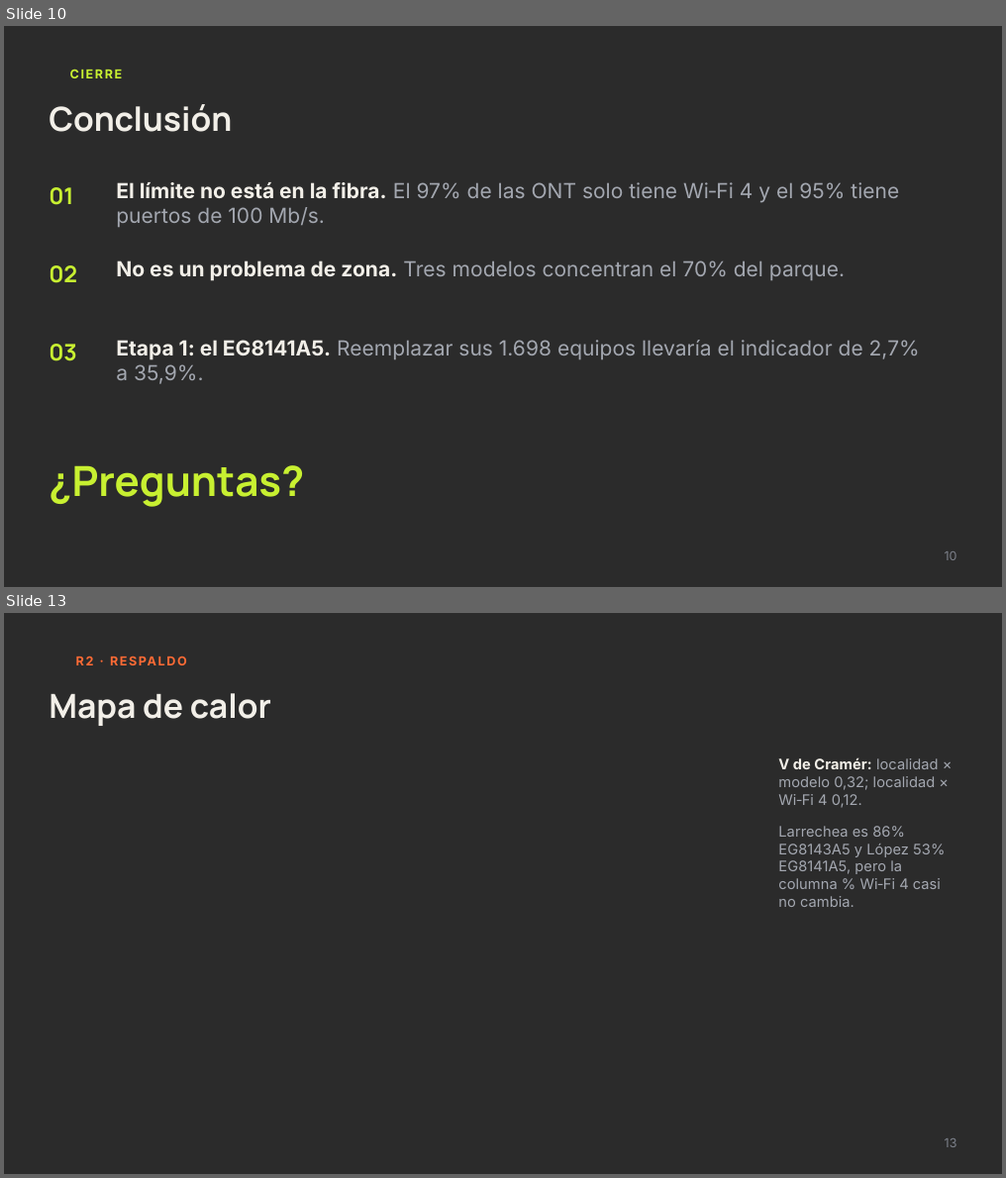
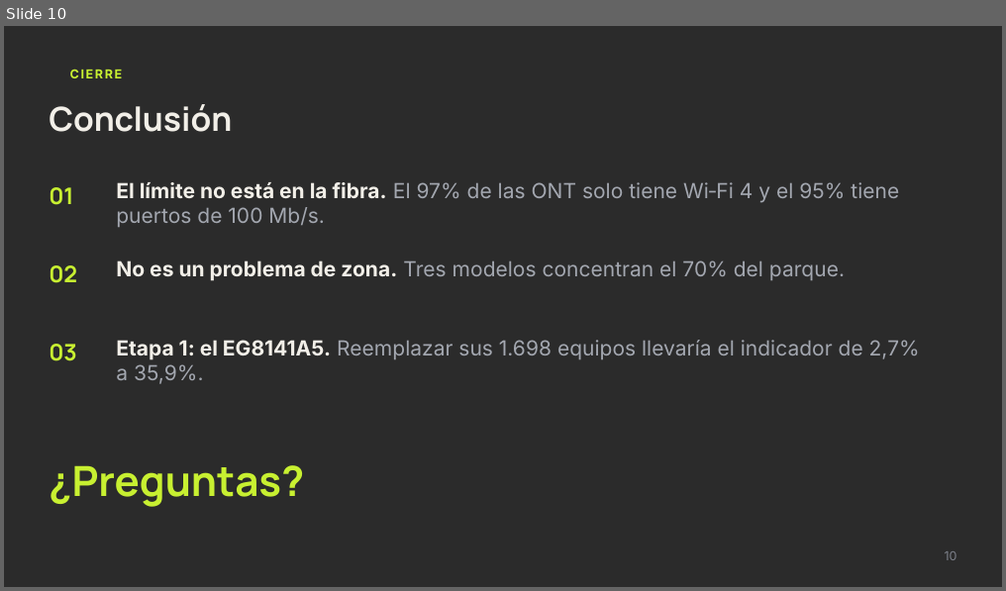
Before and after one commit to forzanijuan22/red-gpon-tp4, a slide deck: trabajos_practicos/presentaciones/TP1_presentacion.pptx. Shown one above the other, each under a label of ours: slides 10 and 13 before the commit, slide 10 after it; the slides between them are not shown. The pictures are 1006x1178 and 1006x591 pixels, drawn with LibreOffice and Linux fonts; fonts in the diff are those of the drawing; background and template pictures are left out; a plain dark background stands for a picture behind light text. Boxes give left, top, right and bottom in pixels: in the first picture for what was removed or moved away, otherwise in the second. Text is boxed around its words. In the diff, an @@ line names an element or a change of style, - is before the commit and + after.

```diff
--- a/trabajos_practicos/presentaciones/TP1_presentacion.pptx
+++ b/trabajos_practicos/presentaciones/TP1_presentacion.pptx
@@ slide 13 removed at (4,613,1002,1174), background picture (left out) @@
@@ text removed at (76,654,202,668) @@
-R2 · RESPALDO
@@ text removed at (49,693,271,726) @@
-Mapa de calor
@@ text removed at (778,758,939,808) @@
-V de Cramér: localidad ×
-modelo 0,32; localidad ×
-Wi‑Fi 4 0,12.
@@ text removed at (778,826,944,907) @@
-Larrechea es 86%
-EG8143A5 y López 53%
-EG8141A5, pero la
-columna % Wi‑Fi 4 casi
-no cambia.
@@ text removed at (944,1139,957,1148) @@
-13
```
Also in this commit, not shown: 4 other slides removed, 4 other files.
